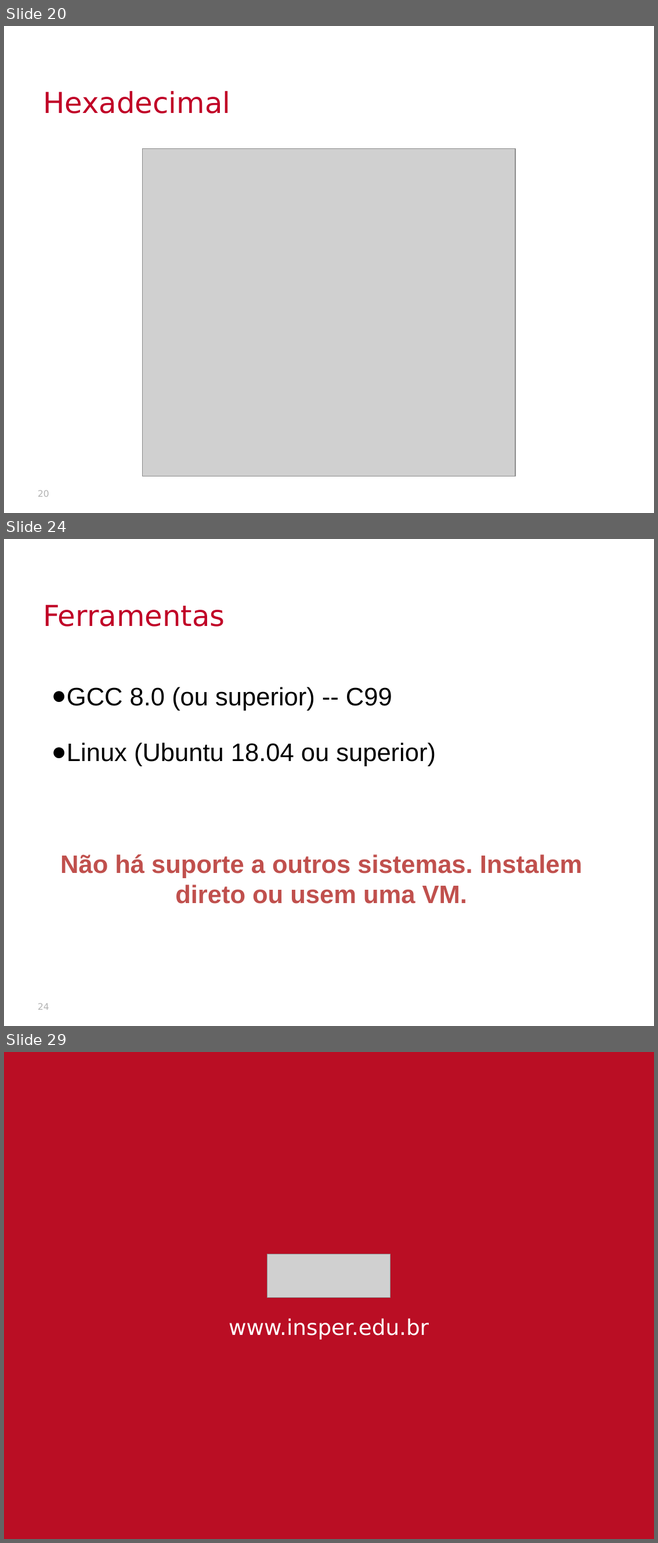
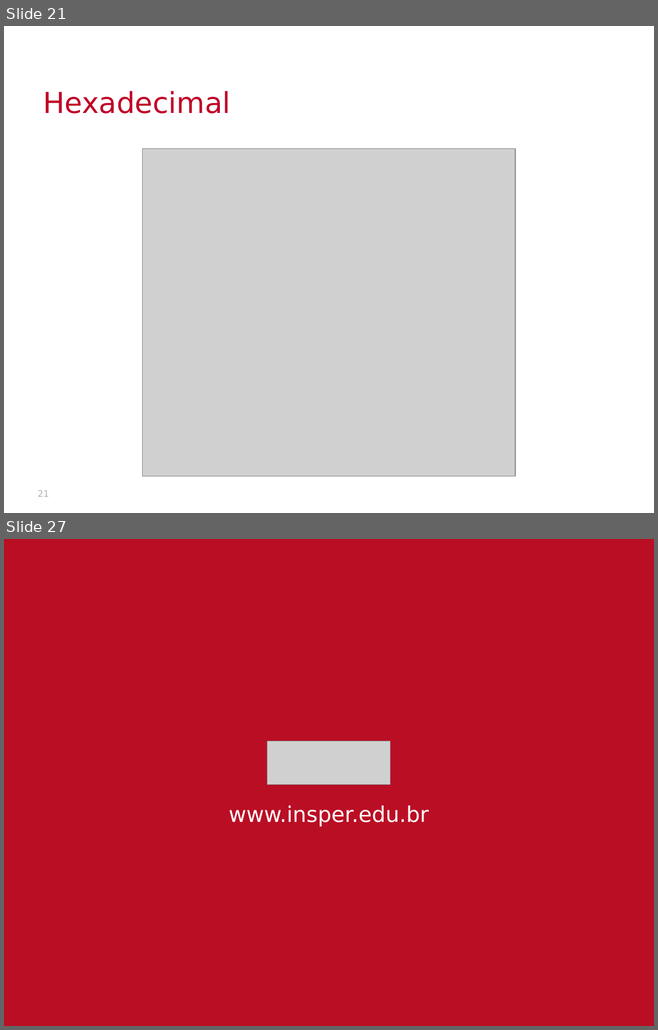
Before and after one commit to victorniubo/SistemasHardwareSoftware, a slide deck: aulas/02-inteiros/slides.pptx. Shown one above the other, each under a label of ours: slides 20, 24 and 29 before the commit, slides 21 and 27 after it; the slides between them are not shown. The pictures are 658x1543 and 658x1030 pixels, drawn with LibreOffice and Linux fonts; fonts in the diff are those of the drawing; grey boxes stand for pictures; background and template pictures are left out. Boxes give left, top, right and bottom in pixels: in the first picture for what was removed or moved away, otherwise in the second. Text is boxed around its words. In the diff, an @@ line names an element or a change of style, - is before the commit and + after.

```diff
--- a/aulas/02-inteiros/slides.pptx
+++ b/aulas/02-inteiros/slides.pptx
@@ slide 24 removed at <box>4,539,654,1026</box>, background picture (left out) @@
@@ text removed at <box>43,605,225,627</box> @@
-Ferramentas
@@ text removed at <box>52,687,582,904</box> @@
-● GCC 8.0 (ou superior) -- C99
-● Linux (Ubuntu 18.04 ou superior)
-Não há suporte a outros sistemas. Instalem direto ou usem uma VM.
@@ page number removed at <box>38,1004,49,1010</box> @@
-24
@@ what was slide 20 is now slide 21 @@
@@ page number at <box>38,491,49,497</box>: text changed @@
-20
+21
@@ what was slide 29 is now slide 27 @@
```
Also in this commit, not shown: 6 slides added, 7 other slides removed, 9 other files.
